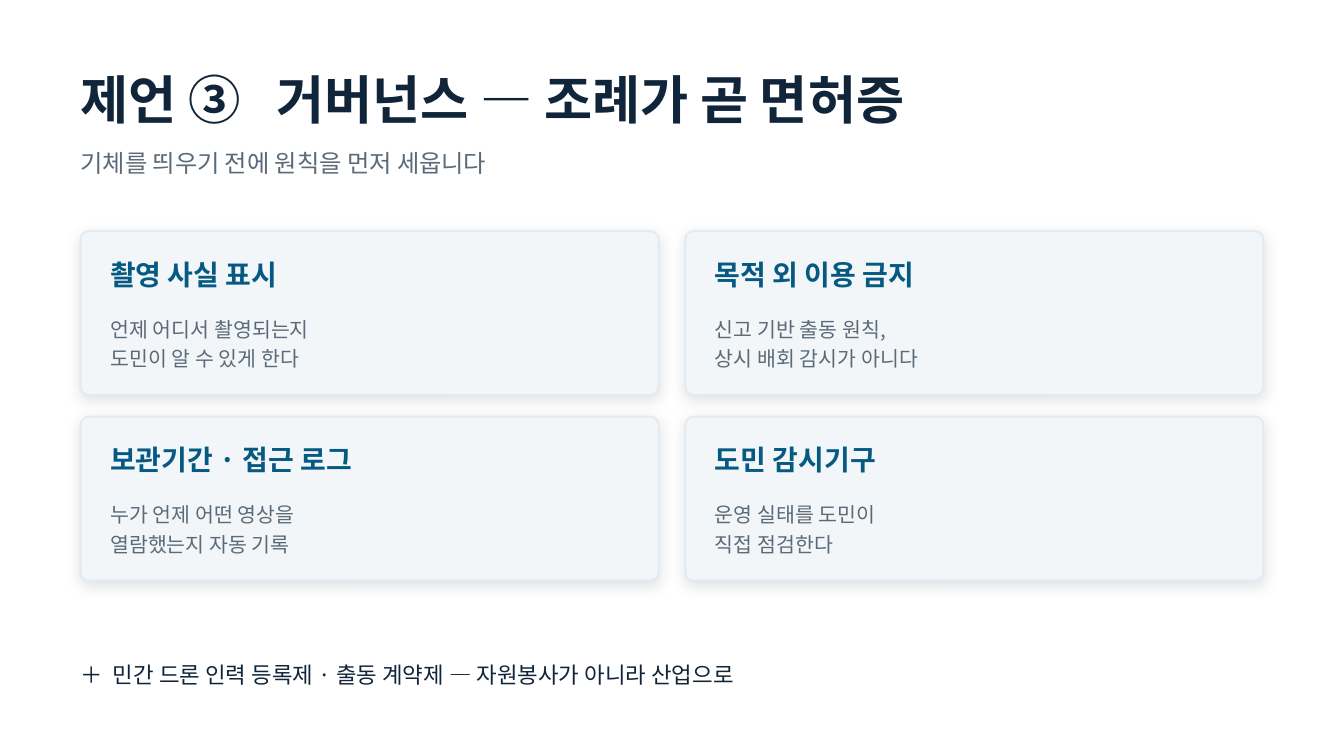
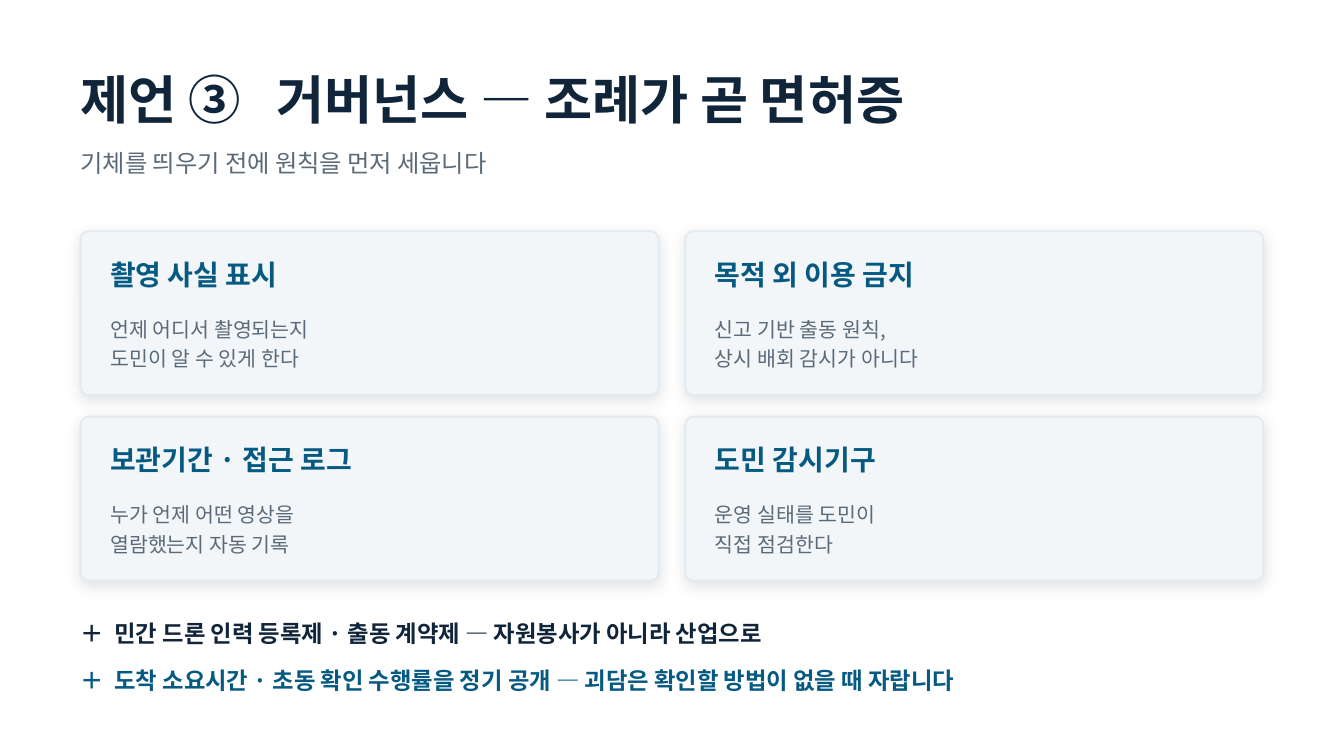
Before and after one commit to one497/Hank, a slide deck: slide 11 of docs/jeju-safety/제주드론치안_발제초안.pptx. Drawn at 1344x756 pixels with LibreOffice and Linux fonts; fonts in the diff are those of the drawing. Boxes give left, top, right and bottom in pixels: in the first picture for what was removed or moved away, otherwise in the second. Text is boxed around its words. In the diff, an @@ line names an element or a change of style, - is before the commit and + after.

```diff
--- a/docs/jeju-safety/제주드론치안_발제초안.pptx
+++ b/docs/jeju-safety/제주드론치안_발제초안.pptx
@@ text "＋ 민간 드론 인력 등록제 ...": place and size @@
-text "＋ 민간 드론 인력 등록제 ..." at bbox=[113, 664, 733, 685]
+text "＋ 민간 드론 인력 등록제 ..." at bbox=[114, 622, 762, 645]
@@ text "＋ 민간 드론 인력 등록제 ..." at bbox=[114, 622, 762, 645]: size 12 to 12.5 pt, bold on @@
@@ text added at bbox=[114, 669, 954, 691], 12.5 pt, text #065A82, bold @@
+＋ 도착 소요시간 · 초동 확인 수행률을 정기 공개 — 괴담은 확인할 방법이 없을 때 자랍니다
```
Also in this commit, not shown: 1 other slide changed, 5 other files.
